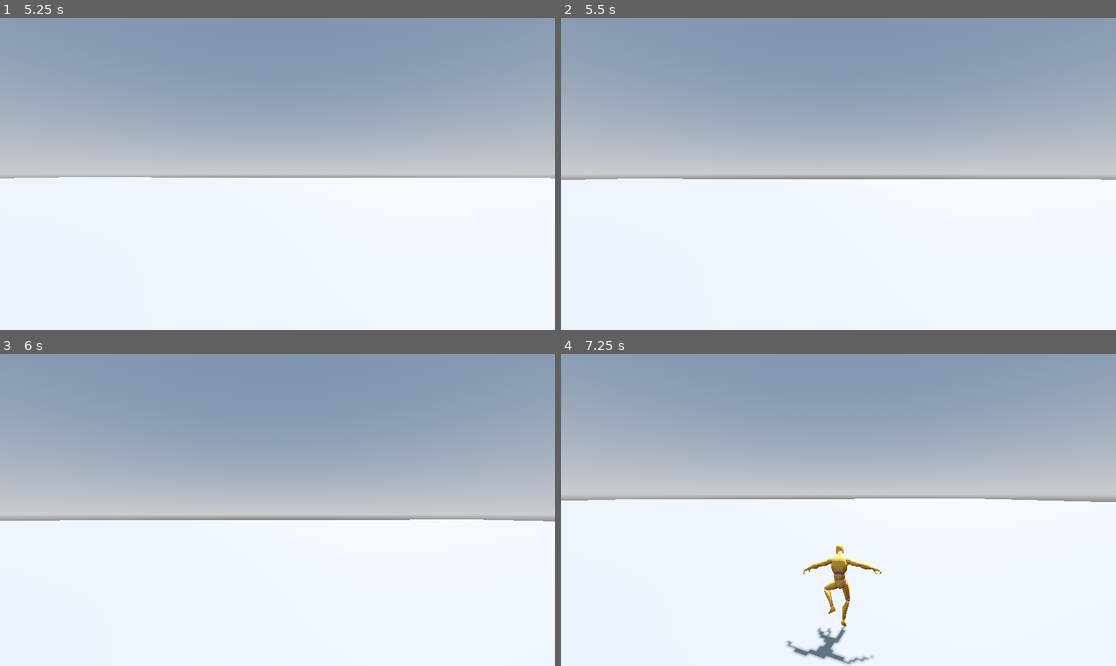
Above: before the commit, frames 1-4 (two rows, left to right).
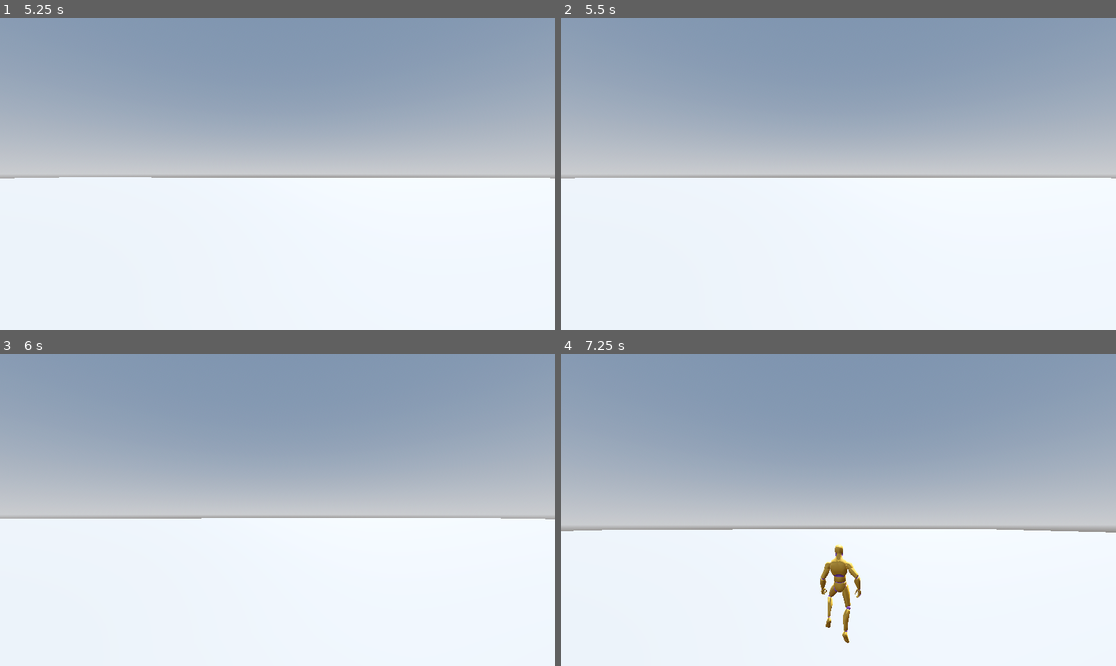
Above: after the commit, the same moments.

Repository: Orbital-Zero-Studio/orbital-zero
Game: Godot game, scene res://node_3d.tscn
The game is run twice, just before and just after one commit, with the same random seed, the same clock (stepped at 60 frames per second) and the same inputs.
Inputs (mouse positions are in pixels of both pictures, inside the frame that each line leads up to):
- Up to frame 1 (5.25 s): tap Enter (ui_accept) at 0.5, 0.6, 0.77, 1.07, 1.52, 1.55, 1.82, 2.3, 3.02, 3.05, 3.32, 3.5, 3.77, 3.8, 4.07, 4.25, 4.35, 4.52, 4.82, 5 s; move the mouse to (305, 174) at 0.52 s; hold Up (ui_up) from 0.53 s (still down); click (305, 174) at 0.67 s; move the mouse to (249, 174) at 1.27 s; tap Shift at 1.35 s; move the mouse to (288, 167) at 2.02 s; hold C 2.03-2.78 s; move the mouse to (271, 180) at 2.77 s; tap V at 2.85 s; click (271, 180) at 2.92 s; move the mouse to (316, 177) at 3.52 s; tap Ctrl at 3.6 s; move the mouse to (233, 170) at 4.27 s; move the mouse to (283, 174) at 5.02 s; hold Shift from 5.03 s (still down); click (283, 174) at 5.17 s
- Up to frame 2 (5.5 s): keep holding Up (ui_up); keep holding Shift; tap Enter (ui_accept) at 5.3 s
- Up to frame 3 (6 s): tap Enter (ui_accept) at 5.75 s; move the mouse to (255, 503) at 5.77 s; release Up (ui_up) at 5.78 s; release Shift at 5.78 s; hold Right (ui_right) from 5.78 s (still down); tap C at 5.85 s
- Up to frame 4 (7.25 s): tap Enter (ui_accept) at 6.02, 6.05, 6.32, 6.5, 6.77, 6.8, 7.07 s; move the mouse to (866, 510) at 6.52 s; release Right (ui_right) at 6.53 s; hold Up (ui_up) from 6.53 s (still down); tap V at 6.6 s

Frame 1 is identical in both runs. In frame 2, 0.4% of the frame differs, in the area x 0-100%, y 51-52%; in frame 3, 0.6%; in frame 4, 16%, in the area x 0-100%, y 36-100%.

Commit message:
adding roll

Diff:
--- a/Player/player.gd
+++ b/Player/player.gd
@@ -21,6 +21,7 @@
 var is_jumping := false
 var was_in_air := false
 var is_punching := false
+var is_rolling := false
 var is_fpp := false
 var punch_toggle := false  # false = Punch_Cross, true = Punch_Jab
 
@@ -50,19 +51,29 @@
 		if velocity.y < 0:
 			velocity.y = 0
 
-	# Jump
-	if Input.is_action_just_pressed("ui_accept") and is_on_floor():
-		velocity.y = JUMP_VELOCITY
-		is_jumping = true
-		anim_player.play("Jump_Start")
-
 	# Movement direction based on camera angle
 	var input_dir := Input.get_vector("ui_left", "ui_right", "ui_up", "ui_down")
 	var cam_basis := Basis(Vector3.UP, camera_rotation_y * PI / 180.0)
 	var direction := (cam_basis * Vector3(input_dir.x, 0, input_dir.y)).normalized()
 
-	# Sprint Logic
+	# Sprint Logic (must be before roll/jump check)
 	var is_sprinting = Input.is_key_pressed(KEY_SHIFT) and input_dir.y < 0
+
+	# Roll: W + Shift + Space (sprinting + jump key) while on floor
+	if Input.is_action_just_pressed("ui_accept") and is_on_floor() and is_sprinting and not is_rolling:
+		is_rolling = true
+		is_punching = false
+		anim_player.speed_scale = 1.0
+		anim_player.play("Roll")
+	# Normal Jump (only when not sprinting and not already rolling)
+	elif Input.is_action_just_pressed("ui_accept") and is_on_floor() and not is_rolling:
+		velocity.y = JUMP_VELOCITY
+		is_jumping = true
+		anim_player.play("Jump_Start")
+
+	# Clear roll when animation finishes
+	if is_rolling and not anim_player.is_playing():
+		is_rolling = false
 	# Crouch Logic
 	var is_crouching = Input.is_key_pressed(KEY_C)
 
@@ -92,6 +103,10 @@
 	if is_punching and not anim_player.is_playing():
 		is_punching = false
 		anim_player.speed_scale = 1.0
+
+	# While rolling, skip all other animation logic
+	if is_rolling:
+		return
 
 	# Animations
 	if is_on_floor():
--- a/project.godot
+++ b/project.godot
@@ -14,6 +14,10 @@
 run/main_scene="res://node_3d.tscn"
 config/features=PackedStringArray("4.6", "Mobile")
 config/icon="res://icon.svg"
+
+[filesystem]
+
+import/blender/enabled=false
 
 [input]
 
Not shown, added: Player/spaceship part 1.blend.import
Not shown, changed: UAL1_Standard.glb.import
Not shown, added: Player/spaceship part 1.blend
